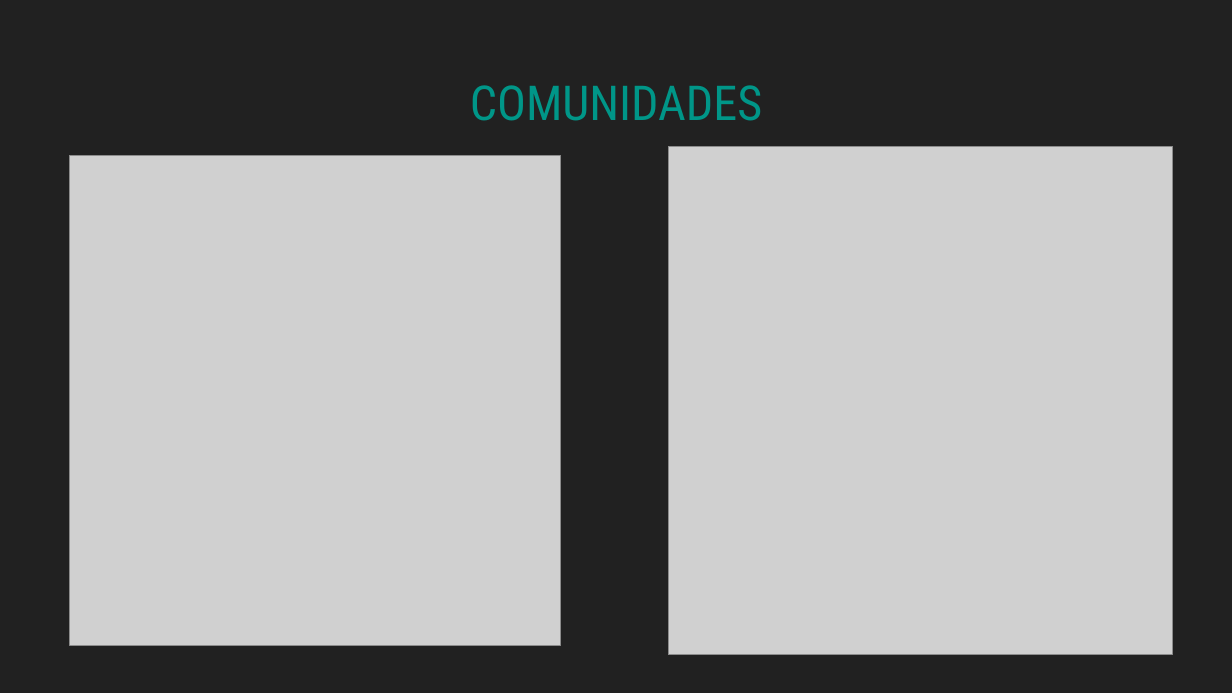
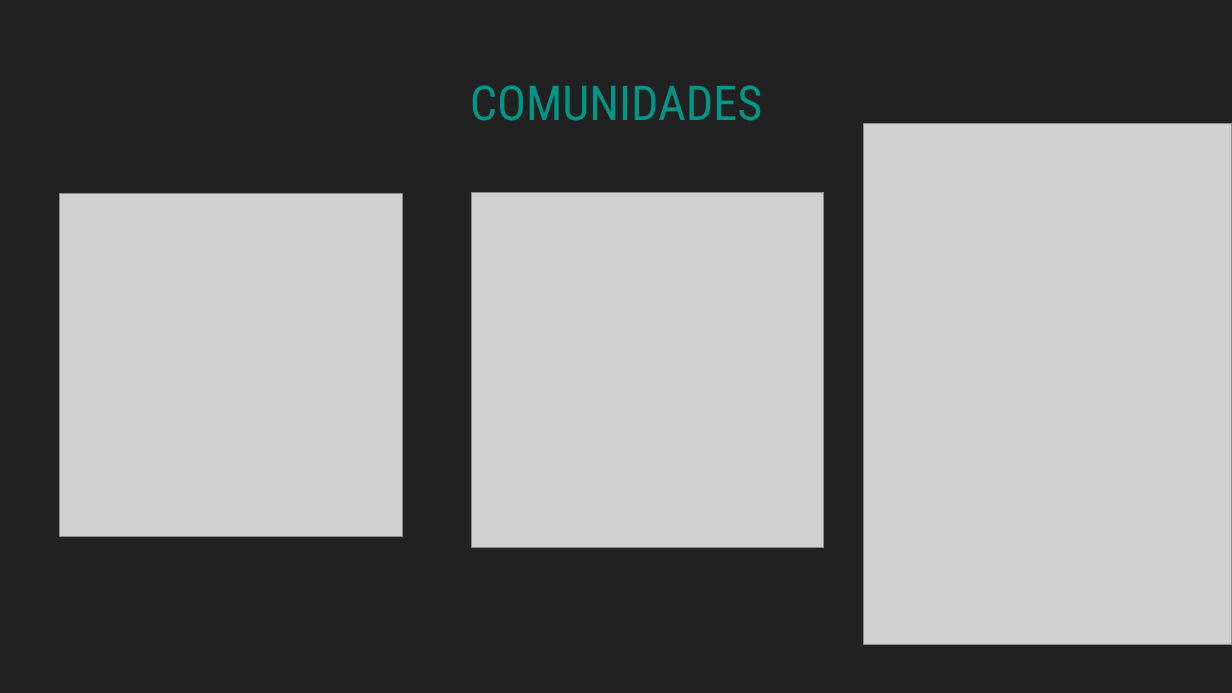
Before and after one commit to allythy/Palestras, a slide deck: slide 5 of Minicurso Do Terminal GNU-Linux ao Python/VI Workshop da Escola de Engenharias e TI.pptx (slide 4 before the commit). Drawn at 1232x693 pixels with LibreOffice and Linux fonts; fonts in the diff are those of the drawing; grey boxes stand for pictures. Boxes give left, top, right and bottom in pixels: in the first picture for what was removed or moved away, otherwise in the second. Text is boxed around its words. In the diff, an @@ line names an element or a change of style, - is before the commit and + after.

```diff
--- a/Minicurso Do Terminal GNU-Linux ao Python/VI Workshop da Escola de Engenharias e TI.pptx
+++ b/Minicurso Do Terminal GNU-Linux ao Python/VI Workshop da Escola de Engenharias e TI.pptx
@@ picture added at (864, 123, 1232, 644) @@
@@ picture: place and size @@
-picture at (70, 155, 561, 646)
+picture at (59, 193, 402, 537)
@@ picture: place and size @@
-picture at (669, 146, 1173, 655)
+picture at (472, 192, 824, 548)
```
Also in this commit, not shown: 2 slides added, 2 other files.
